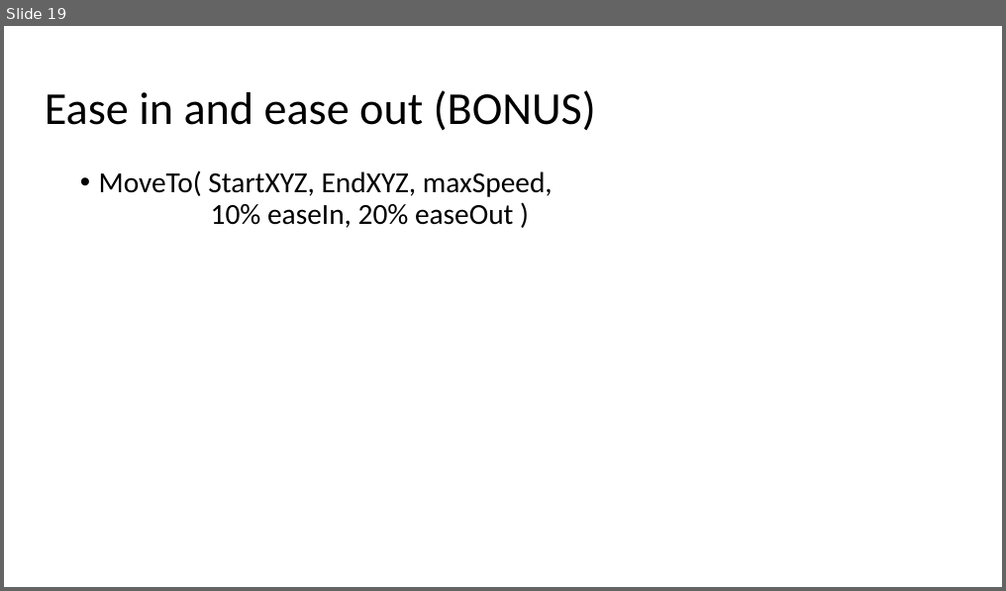
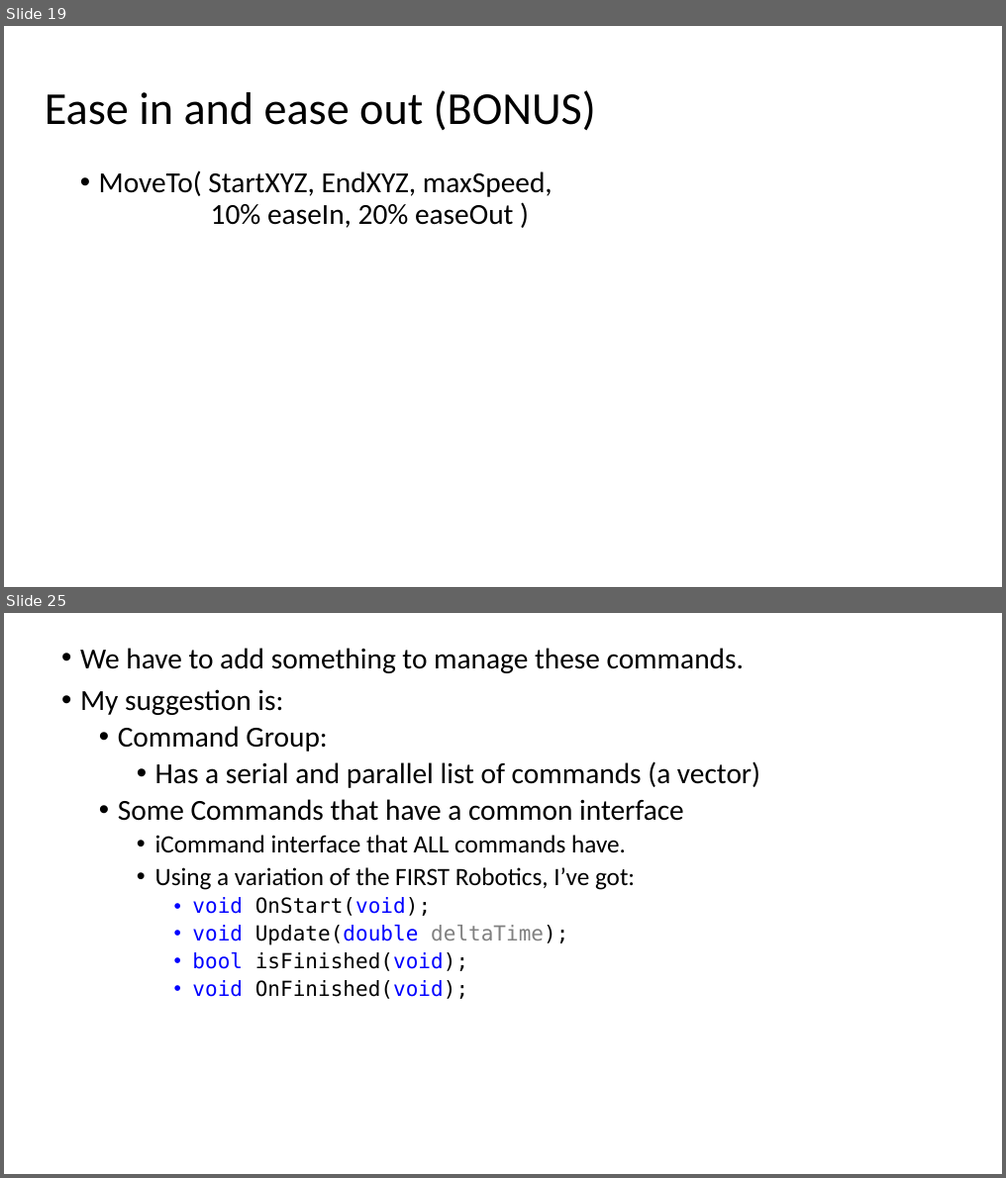
Before and after one commit to FeeneyCodes/GDP202425, a slide deck: 6044_FramPat/D2D/W09+/W11_Timing_and_animations.pptx. Shown one above the other, each under a label of ours: slide 19 before the commit, slides 19 and 25 after it; the slides between them are not shown. The pictures are 1006x591 and 1006x1178 pixels, drawn with LibreOffice and Linux fonts; fonts in the diff are those of the drawing. Boxes give left, top, right and bottom in pixels: in the first picture for what was removed or moved away, otherwise in the second. Text is boxed around its words. In the diff, an @@ line names an element or a change of style, - is before the commit and + after.

```diff
--- a/6044_FramPat/D2D/W09+/W11_Timing_and_animations.pptx
+++ b/6044_FramPat/D2D/W09+/W11_Timing_and_animations.pptx
@@ slide 25 added at [4,613,1002,1174], background #FFFFFF @@
@@ text added at [80,648,760,999], 28 pt, text #000000 @@
+• We have to add something to manage these commands.
+• My suggestion is:
+  • Command Group:
+    • Has a serial and parallel list of commands (a vector)
+  • Some Commands that have a common interface
+    • iCommand interface that ALL commands have.
+    • Using a variation of the FIRST Robotics, I’ve got:
+      • void OnStart(void);
+      • void Update(double deltaTime);
+      • bool isFinished(void);
+      • void OnFinished(void);
```
Also in this commit, not shown: 6 other slides added, 6 other files.
